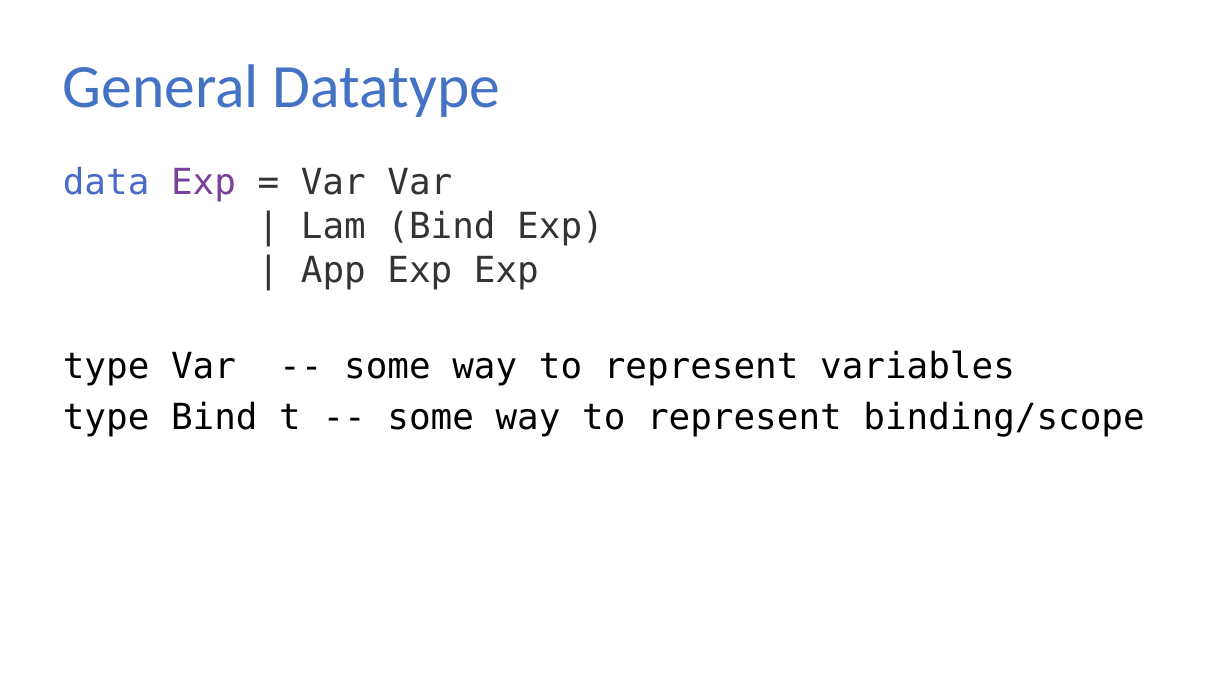
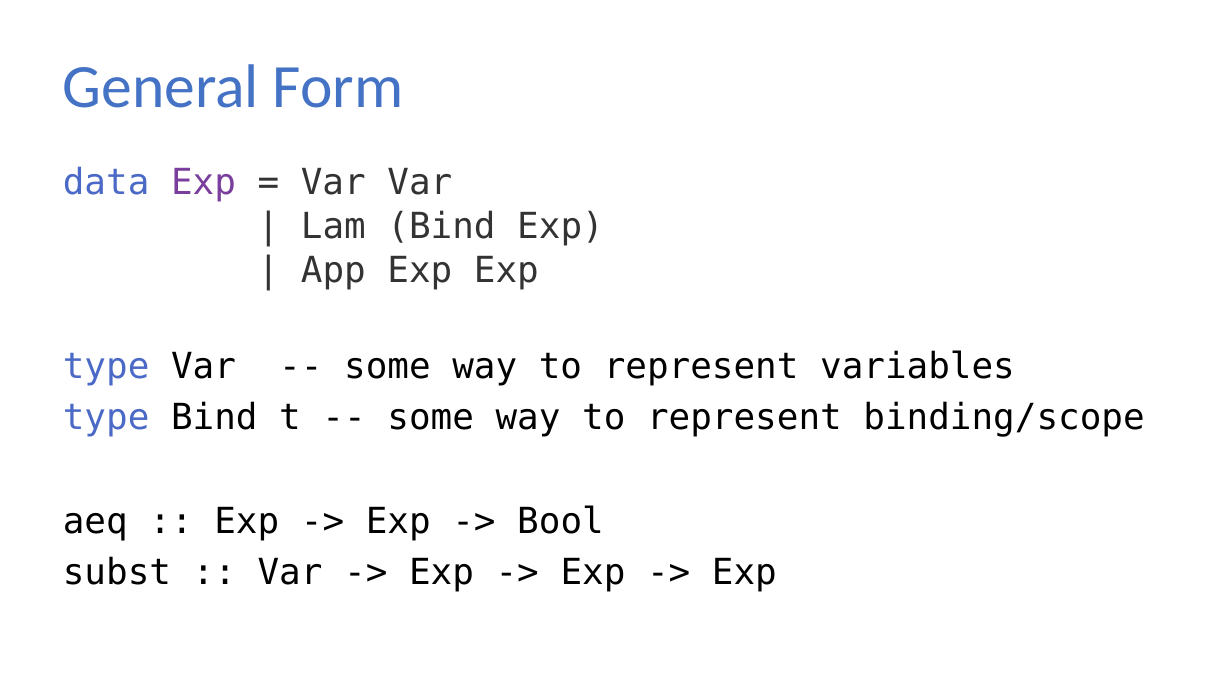
Before and after one commit to sweirich/lambda-n-ways, a slide deck: slide 4 of plclub-2021.pptx (slide 9 before the commit). Drawn at 1232x693 pixels with LibreOffice and Linux fonts; fonts in the diff are those of the drawing. Boxes give left, top, right and bottom in pixels: in the first picture for what was removed or moved away, otherwise in the second. Text is boxed around its words. In the diff, an @@ line names an element or a change of style, - is before the commit and + after.

```diff
--- a/plclub-2021.pptx
+++ b/plclub-2021.pptx
@@ title at (63, 64, 404, 108): text changed @@
-General Datatype
+General Form
@@ text at (63, 350, 1144, 437): text colour #000000 to #4B69C6 in "type", "type" @@
@@ text at (63, 505, 777, 592): paragraphs added @@
+aeq :: Exp -> Exp -> Bool
+subst :: Var -> Exp -> Exp -> Exp
```
Also in this commit, not shown: 3 other slides changed, 10 other files.
